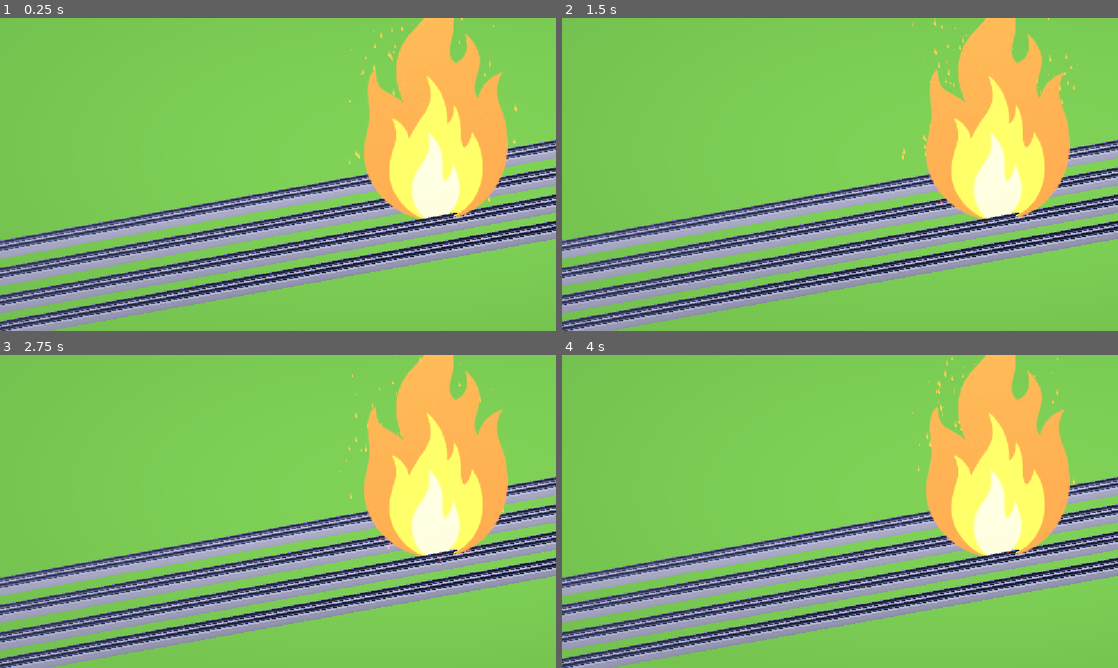
Above: before the commit, frames 1-4 (two rows, left to right).
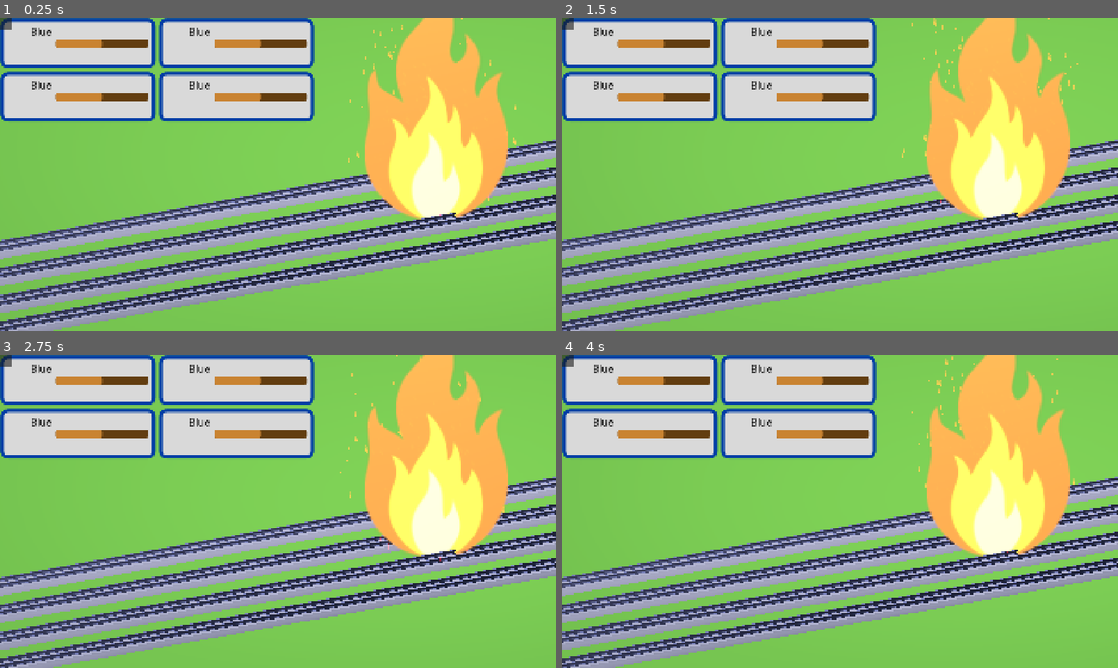
Above: after the commit, the same moments.

Repository: gracedes/mbta-auto-battler
Game: Godot game, scene res://node_2d.tscn
The game is run twice, just before and just after one commit, with the same random seed, the same clock (stepped at 60 frames per second) and the same inputs.
Inputs (mouse positions are in pixels of both pictures, inside the frame that each line leads up to):
- Up to frame 1 (0.25 s): no input
- Up to frame 2 (1.5 s): click (567, 24) at 0.52 s; click (567, 24) at 1.27 s
- Up to frame 3 (2.75 s): click (5, 361) at 2.02 s
- Up to frame 4 (4 s): tap Enter at 2.75 s

The runs differ from the first frame. In frame 1, 25% of the frame differs, in the area x 0-100%, y 0-100%; in frame 2, 25%; in frame 3, 25%; in frame 4, 25%.
Error in both runs: Invalid access to property or key 'data' on a base object of type 'Nil'. (res://scripts/main.gd:84)

Commit message:
Window Resized
- Added HUD and LineCards
- Changed Window Size to 1920x1080

Diff:
--- /dev/null
+++ b/assets/ui/line_card.gd
@@ -0,0 +1,26 @@
+@tool
+extends PanelContainer
+
+@export var line_name: String = "Blue":
+	set(value):
+		line_name = value
+		if is_node_ready():
+			$MarginContainer/HBoxContainer/VBoxContainer/LineNameLabel.text = value
+
+@export var border_color: Color = Color("#003DA5"):
+	set(value):
+		border_color = value
+		if is_node_ready():
+			var style := get_theme_stylebox("panel").duplicate() as StyleBoxFlat
+			style.border_color = value
+			add_theme_stylebox_override("panel", style)
+
+@onready var xp_bar: Range = $MarginContainer/HBoxContainer/XPBar
+
+func _ready() -> void:
+	line_name = line_name
+	border_color = border_color
+
+func set_xp(current: float, max_xp: float) -> void:
+	xp_bar.max_value = max_xp
+	xp_bar.value = current
--- /dev/null
+++ b/assets/ui/line_card.tscn
@@ -0,0 +1,86 @@
+[gd_scene format=3 uid="uid://b13j32stagft"]
+
+[ext_resource type="Script" uid="uid://dxc4awpksigfs" path="res://assets/ui/line_card.gd" id="1_c76qm"]
+[ext_resource type="FontFile" uid="uid://b6jhkky7ko1p0" path="res://assets/ui/fonts/Inter-VariableFont_opsz,wght.ttf" id="1_v5iq4"]
+
+[sub_resource type="StyleBoxFlat" id="StyleBoxFlat_4r7k6"]
+bg_color = Color(0.8509804, 0.8509804, 0.8509804, 1)
+border_width_left = 12
+border_width_top = 12
+border_width_right = 12
+border_width_bottom = 12
+corner_radius_top_left = 24
+corner_radius_top_right = 24
+corner_radius_bottom_right = 24
+corner_radius_bottom_left = 24
+
+[sub_resource type="StyleBoxFlat" id="StyleBoxFlat_mt4rs"]
+bg_color = Color(0.38666782, 0.2408542, 0.06332488, 1)
+corner_radius_top_left = 8
+corner_radius_top_right = 8
+corner_radius_bottom_right = 8
+corner_radius_bottom_left = 8
+
+[sub_resource type="StyleBoxFlat" id="StyleBoxFlat_hhkj5"]
+bg_color = Color(0.78627336, 0.51224655, 0.19426855, 1)
+corner_radius_top_left = 8
+corner_radius_top_right = 8
+corner_radius_bottom_right = 8
+corner_radius_bottom_left = 8
+
+[node name="LineCard" type="PanelContainer" unique_id=1705578490]
+custom_minimum_size = Vector2(535, 172)
+offset_right = 40.0
+offset_bottom = 40.0
+theme_override_styles/panel = SubResource("StyleBoxFlat_4r7k6")
+script = ExtResource("1_c76qm")
+
+[node name="MarginContainer" type="MarginContainer" parent="." unique_id=46199378]
+layout_mode = 2
+theme_override_constants/margin_left = 12
+theme_override_constants/margin_top = 12
+theme_override_constants/margin_right = 12
+theme_override_constants/margin_bottom = 12
+
+[node name="HBoxContainer" type="HBoxContainer" parent="MarginContainer" unique_id=2009688706]
+layout_mode = 2
+
+[node name="LevelLabel" type="Label" parent="MarginContainer/HBoxContainer" unique_id=1474061542]
+custom_minimum_size = Vector2(75, 0)
+layout_mode = 2
+offset_transform_enabled = true
+offset_transform_position = Vector2(400, -45)
+theme_override_colors/font_color = Color(0.06, 0.06, 0.06, 1)
+theme_override_fonts/font = ExtResource("1_v5iq4")
+theme_override_font_sizes/font_size = 36
+
+[node name="VBoxContainer" type="VBoxContainer" parent="MarginContainer/HBoxContainer" unique_id=1359806081]
+layout_mode = 2
+
+[node name="LineNameLabel" type="Label" parent="MarginContainer/HBoxContainer/VBoxContainer" unique_id=2138571204]
+custom_minimum_size = Vector2(75, 0)
+layout_mode = 2
+theme_override_colors/font_color = Color(0.06, 0.06, 0.06, 1)
+theme_override_fonts/font = ExtResource("1_v5iq4")
+theme_override_font_sizes/font_size = 36
+
+[node name="DPSLabel2" type="Label" parent="MarginContainer/HBoxContainer/VBoxContainer" unique_id=757170209]
+custom_minimum_size = Vector2(75, 0)
+layout_mode = 2
+offset_transform_enabled = true
+offset_transform_position = Vector2(0, 40)
+theme_override_colors/font_color = Color(0.06, 0.06, 0.06, 1)
+theme_override_fonts/font = ExtResource("1_v5iq4")
+theme_override_font_sizes/font_size = 36
+
+[node name="TextureProgressBar" type="ProgressBar" parent="MarginContainer/HBoxContainer" unique_id=355472439]
+custom_minimum_size = Vector2(320, 29)
+layout_mode = 2
+size_flags_horizontal = 10
+size_flags_vertical = 4
+offset_transform_position = Vector2(100, 0)
+theme_override_colors/font_outline_color = Color(0.40765938, 0.2642498, 0.105009906, 1)
+theme_override_styles/background = SubResource("StyleBoxFlat_mt4rs")
+theme_override_styles/fill = SubResource("StyleBoxFlat_hhkj5")
+value = 50.0
+show_percentage = false
--- a/node_2d.tscn
+++ b/node_2d.tscn
@@ -2,11 +2,11 @@
 
 [ext_resource type="Script" uid="uid://dt3nc4our1mgp" path="res://scripts/main.gd" id="1_wtcfe"]
 [ext_resource type="PackedScene" uid="uid://cjlq260cxfpcf" path="res://assets/character/green/greenline.fbx" id="2_0hol4"]
+[ext_resource type="PackedScene" uid="uid://b13j32stagft" path="res://assets/ui/line_card.tscn" id="2_4d7sh"]
 [ext_resource type="Texture2D" uid="uid://b5b175ditlmdj" path="res://assets/textures/febrianes86-fire-9534823.svg" id="2_hqns4"]
 [ext_resource type="PackedScene" uid="uid://dd1n2bcj21j5q" path="res://assets/world/rails.fbx" id="3_epypp"]
 [ext_resource type="Script" uid="uid://dtd6h1ynbhphw" path="res://scripts/train.gd" id="3_q6r6c"]
 [ext_resource type="PackedScene" uid="uid://gpp4wab8lcqs" path="res://assets/character/red/redline.fbx" id="5_q6r6c"]
-[ext_resource type="PackedScene" uid="uid://dib6nb0785wpu" path="res://assets/animations/attack.tscn" id="6_4d7sh"]
 [ext_resource type="PackedScene" uid="uid://bdru7kinus1lt" path="res://assets/character/orange/orangeline.fbx" id="7_rj586"]
 [ext_resource type="PackedScene" uid="uid://bosrbetdc2khk" path="res://assets/character/blue/blueline.fbx" id="8_4d7sh"]
 
@@ -91,7 +91,68 @@
 material = SubResource("StandardMaterial3D_hqns4")
 size = Vector2(1, 1.33)
 
+[sub_resource type="Animation" id="Animation_rj586"]
+length = 0.001
+tracks/0/type = "value"
+tracks/0/imported = false
+tracks/0/enabled = true
+tracks/0/path = NodePath(".:position")
+tracks/0/interp = 1
+tracks/0/loop_wrap = true
+tracks/0/keys = {
+"times": PackedFloat32Array(0),
+"transitions": PackedFloat32Array(1),
+"update": 0,
+"values": [Vector3(0, 1.998, -24.555)]
+}
+tracks/1/type = "value"
+tracks/1/imported = false
+tracks/1/enabled = true
+tracks/1/path = NodePath(".:rotation")
+tracks/1/interp = 1
+tracks/1/loop_wrap = true
+tracks/1/keys = {
+"times": PackedFloat32Array(0),
+"transitions": PackedFloat32Array(1),
+"update": 0,
+"values": [Vector3(0, 0, 0)]
+}
+
 [sub_resource type="Animation" id="Animation_4d7sh"]
+resource_name = "attack"
+length = 3.3333333
+tracks/0/type = "value"
+tracks/0/imported = false
+tracks/0/enabled = true
+tracks/0/path = NodePath(".:position")
+tracks/0/interp = 1
+tracks/0/loop_wrap = true
+tracks/0/keys = {
+"times": PackedFloat32Array(0, 1.1604319, 3),
+"transitions": PackedFloat32Array(2.828428, 0.4352756, 1),
+"update": 0,
+"values": [Vector3(0, 1.998, -24.555), Vector3(0, 1.998, -62.49917), Vector3(0, 1.998, -24.555)]
+}
+tracks/1/type = "value"
+tracks/1/imported = false
+tracks/1/enabled = true
+tracks/1/path = NodePath(".:rotation")
+tracks/1/interp = 1
+tracks/1/loop_wrap = true
+tracks/1/keys = {
+"times": PackedFloat32Array(1.1333333, 1.2551609, 1.3656783, 1.4919838, 1.6893362, 1.8666667),
+"transitions": PackedFloat32Array(1, 1, 1, 1, 1, 1),
+"update": 0,
+"values": [Vector3(0, 0, 0), Vector3(0, 0, 0.10995574), Vector3(0, 0, -0.10471976), Vector3(0, 0, 0.040142573), Vector3(0, 0, -0.02094395), Vector3(0, 0, 0)]
+}
+
+[sub_resource type="AnimationLibrary" id="AnimationLibrary_ir8iy"]
+_data = {
+&"RESET": SubResource("Animation_rj586"),
+&"attack": SubResource("Animation_4d7sh")
+}
+
+[sub_resource type="Animation" id="Animation_d2bti"]
 length = 0.001
 tracks/0/type = "value"
 tracks/0/imported = false
@@ -298,11 +359,53 @@
 &"attack_blue": SubResource("Animation_nr8wp")
 }
 
-[node name="Node2D" type="Node2D" unique_id=519171290]
+[node name="Node2D" type="Node2D" unique_id=519171290 groups=["saveable"]]
 script = ExtResource("1_wtcfe")
 
 [node name="HTTPRequest" type="HTTPRequest" parent="." unique_id=1338613847]
 use_threads = true
+
+[node name="HUD" type="CanvasLayer" parent="." unique_id=1321499182]
+
+[node name="UI" type="Control" parent="HUD" unique_id=1770865145]
+layout_mode = 3
+anchors_preset = 15
+anchor_right = 1.0
+anchor_bottom = 1.0
+grow_horizontal = 2
+grow_vertical = 2
+
+[node name="GridContainer" type="GridContainer" parent="HUD/UI" unique_id=1201340417]
+layout_mode = 0
+offset_left = 2.0
+offset_top = 2.0
+offset_right = 42.0
+offset_bottom = 42.0
+theme_override_constants/h_separation = 12
+theme_override_constants/v_separation = 12
+columns = 2
+
+[node name="BlueCard" parent="HUD/UI/GridContainer" unique_id=1705578490 instance=ExtResource("2_4d7sh")]
+layout_mode = 2
+
+[node name="GreenCard" parent="HUD/UI/GridContainer" unique_id=1759957099 instance=ExtResource("2_4d7sh")]
+layout_mode = 2
+
+[node name="OrangeCard" parent="HUD/UI/GridContainer" unique_id=37719455 instance=ExtResource("2_4d7sh")]
+layout_mode = 2
+
+[node name="RedCard" parent="HUD/UI/GridContainer" unique_id=823857636 instance=ExtResource("2_4d7sh")]
+layout_mode = 2
+
+[node name="TextureButton" type="TextureButton" parent="HUD/UI" unique_id=1039590403]
+layout_mode = 0
+offset_right = 40.0
+offset_bottom = 40.0
+
+[node name="PanelContainer" type="PanelContainer" parent="HUD/UI" unique_id=631132077]
+layout_mode = 0
+offset_right = 40.0
+offset_bottom = 40.0
 
 [node name="Camera3D" type="Camera3D" parent="." unique_id=1322596672]
 transform = Transform3D(0.39236966, -0.39119896, 0.83247185, 0, 0.90505, 0.42530522, -0.9198076, -0.16687685, 0.35511416, 118.51138, 71.25314, 6.9839134)
@@ -383,7 +486,8 @@
 script = ExtResource("3_q6r6c")
 line_name = "Green"
 
-[node name="AnimationPlayer" parent="greenline" unique_id=1179685689 instance=ExtResource("6_4d7sh")]
+[node name="AnimationPlayer" type="AnimationPlayer" parent="greenline" unique_id=1179685689]
+libraries/ = SubResource("AnimationLibrary_ir8iy")
 
 [node name="redline" parent="." unique_id=82451194 groups=["trains"] instance=ExtResource("5_q6r6c")]
 transform = Transform3D(1, 0, 0, 0, 1, 0, 0, 0, 1, -10.589, 1.998, -24.555)
--- a/project.godot
+++ b/project.godot
@@ -21,6 +21,8 @@
 
 [display]
 
+window/size/viewport_width=1920
+window/size/viewport_height=1080
 window/stretch/mode="canvas_items"
 
 [editor_plugins]
Binary file added: assets/ui/imgs/TextureProgressBar.png
Not shown, added: assets/ui/imgs/TextureProgressBar.png.import
Not shown, added: assets/ui/line_card.gd.uid
Not shown: 1 places in node_2d.tscn that only renumber resources
